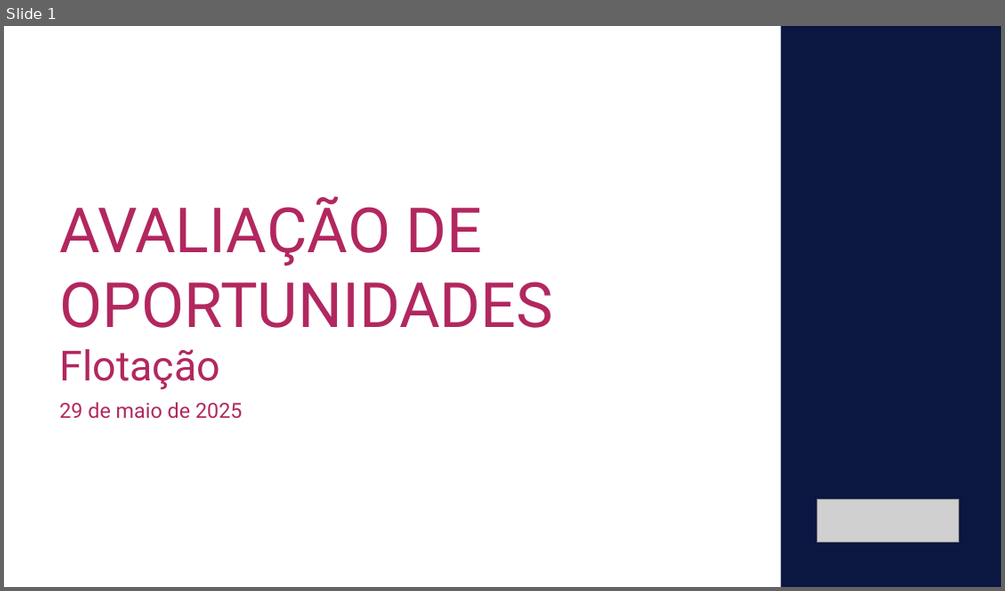
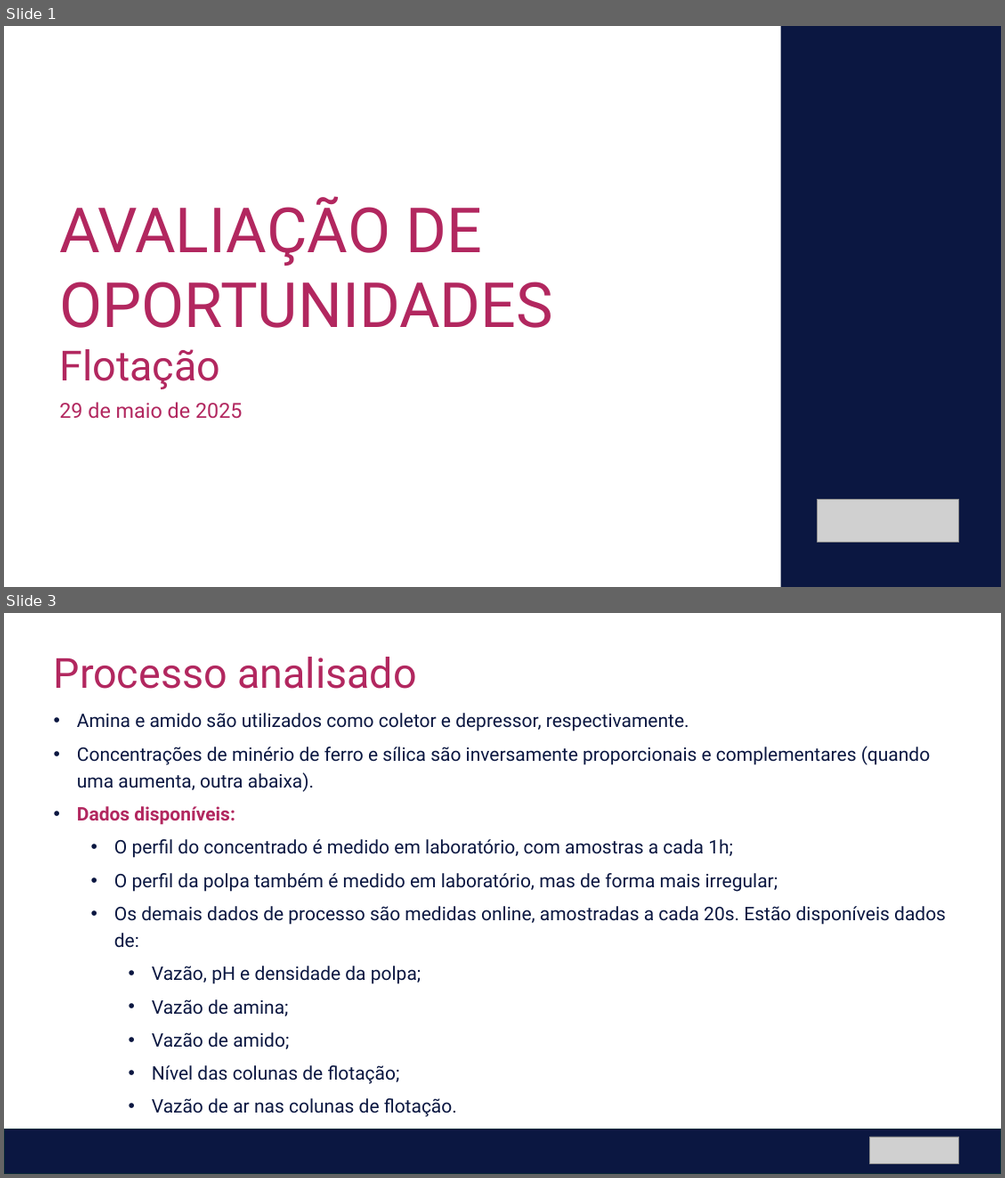
Before and after one commit to matleobor/case-ihm, a slide deck: IHM Stefanini - Análise de Oportunidade - Flotação.pptx. Shown one above the other, each under a label of ours: slide 1 before the commit, slides 1 and 3 after it; the slides between them are not shown. The pictures are 1005x591 and 1005x1178 pixels, drawn with LibreOffice and Linux fonts; fonts in the diff are those of the drawing; grey boxes stand for pictures. Boxes give left, top, right and bottom in pixels: in the first picture for what was removed or moved away, otherwise in the second. Text is boxed around its words. In the diff, an @@ line names an element or a change of style, - is before the commit and + after.

```diff
--- a/IHM Stefanini - Análise de Oportunidade - Flotação.pptx
+++ b/IHM Stefanini - Análise de Oportunidade - Flotação.pptx
@@ slide 3 added at <box>4,613,1001,1174</box>, background #FFFFFF @@
@@ text added at <box>54,657,416,689</box>, 40 pt, text #B2275F @@
+Processo analisado
@@ text added at <box>77,713,946,1117</box>, 18 pt, text #0B1741 @@
+• Amina e amido são utilizados como coletor e depressor, respectivamente.
+• Concentrações de minério de ferro e sílica são inversamente proporcionais e complementares (quando uma aumenta, outra abaixa).
+• Dados disponíveis:
+  • O perfil do concentrado é medido em laboratório, com amostras a cada 1h;
+  • O perfil da polpa também é medido em laboratório, mas de forma mais irregular;
+  • Os demais dados de processo são medidas online, amostradas a cada 20s. Estão disponíveis dados de:
+    • Vazão, pH e densidade da polpa;
+    • Vazão de amina;
+    • Vazão de amido;
+    • Nível das colunas de flotação;
+    • Vazão de ar nas colunas de flotação.
@@ rectangle added at <box>4,1129,1001,1174</box>, fill #0B1741, outline #092A39 1.5 pt @@
@@ picture added at <box>870,1136,959,1163</box> @@
```
Also in this commit, not shown: 1 slide changed, 12 other slides added, 1 other file.
